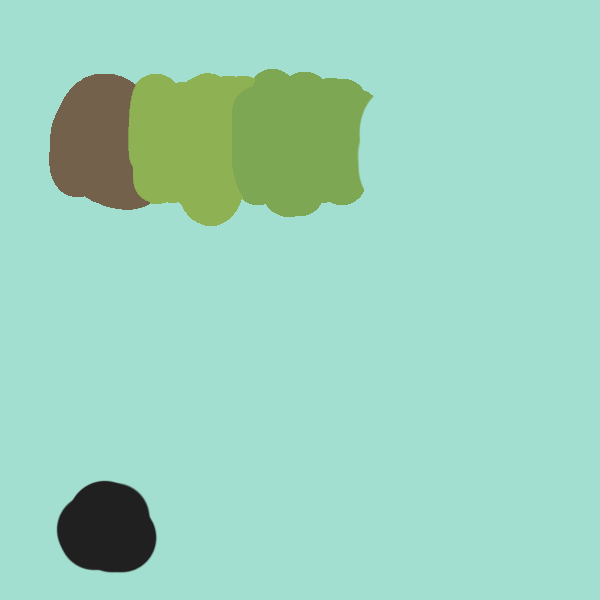
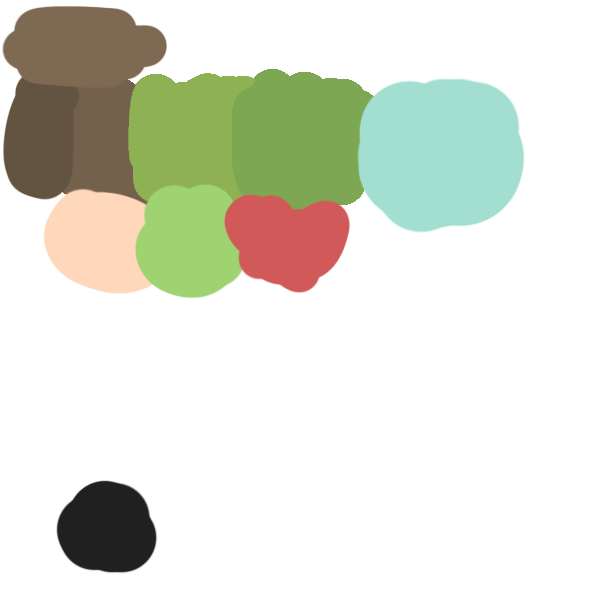
Comparing the layer stacks of the two 600×600 images. Changes:
painted on "Layer 5" over [1, 5, 351, 299]
hid group "Water" (1st of 3) (5 layers) over [0, 0, 600, 600]
